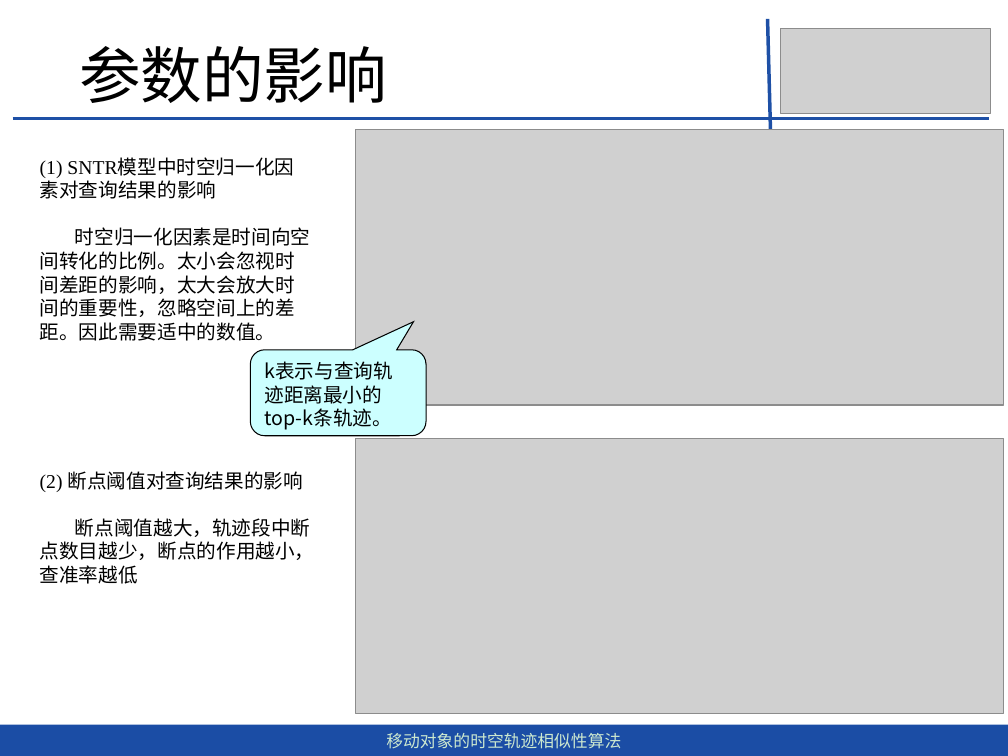
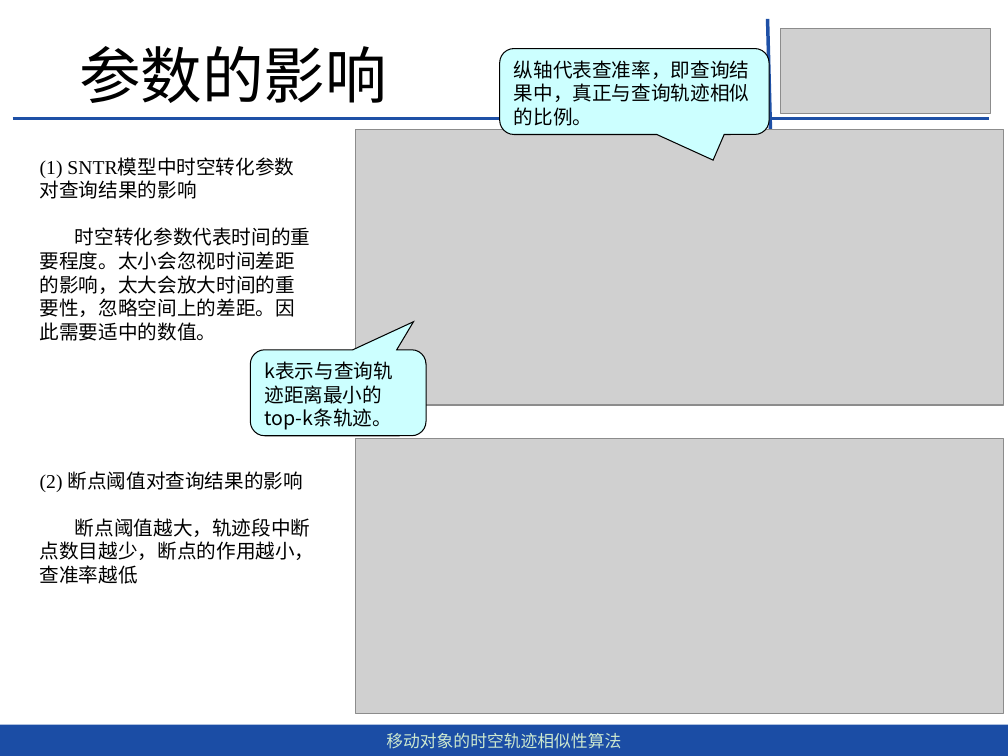
Before and after one commit to dingguangwei/biyelunwen, a slide deck: slide 30 of 移动对象的时空轨迹相似性查询算法-丁光伟-第2版.pptx. Drawn at 1008x756 pixels with LibreOffice and Linux fonts; fonts in the diff are those of the drawing; grey boxes stand for pictures. Boxes give left, top, right and bottom in pixels: in the first picture for what was removed or moved away, otherwise in the second. Text is boxed around its words. In the diff, an @@ line names an element or a change of style, - is before the commit and + after.

```diff
--- a/移动对象的时空轨迹相似性查询算法-丁光伟-第2版.pptx
+++ b/移动对象的时空轨迹相似性查询算法-丁光伟-第2版.pptx
@@ rounded speech box added at (500, 48, 769, 134), fill #CCFFFF, outline #000000 0.75 pt, 14 pt, text #000000 @@
+纵轴代表查准率，即查询结果中，真正与查询轨迹相似的比例。
@@ text at (40, 160, 311, 341): text changed @@
-(1) SNTR模型中时空归一化因素对查询结果的影响
-时空归一化因素是时间向空间转化的比例。太小会忽视时间差距的影响，太大会放大时间的重要性，忽略空间上的差距。因此需要适中的数值。
+(1) SNTR模型中时空转化参数对查询结果的影响
+时空转化参数代表时间的重要程度。太小会忽视时间差距的影响，太大会放大时间的重要性，忽略空间上的差距。因此需要适中的数值。
```
Also in this commit, not shown: 12 other slides changed, 7 other files.
